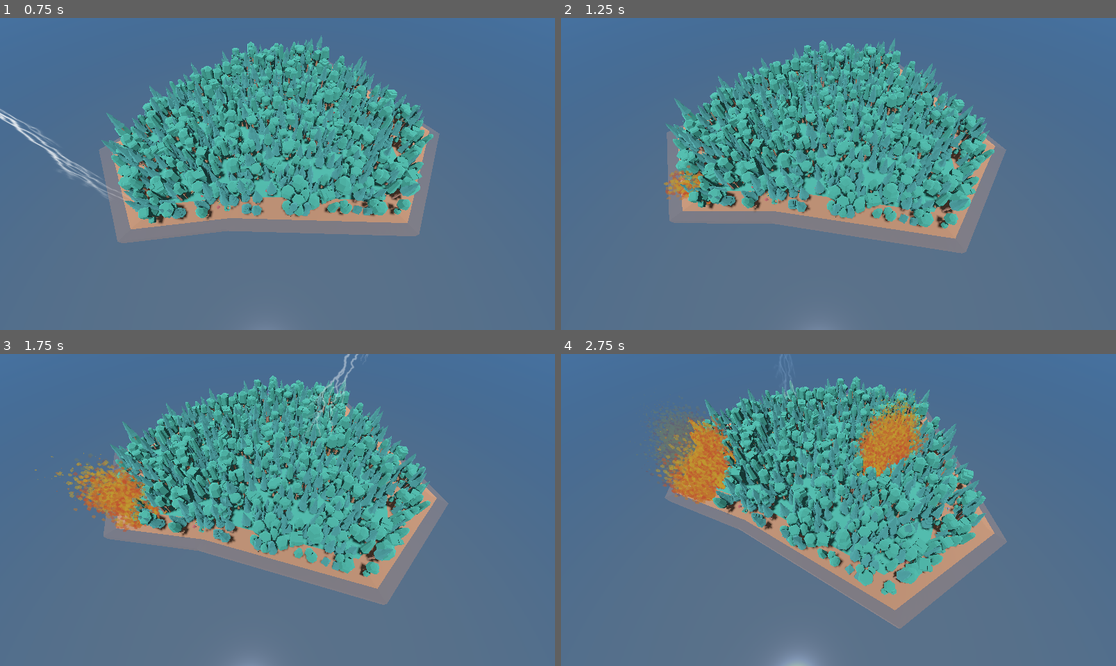
Above: before the commit, frames 1-4 (two rows, left to right).
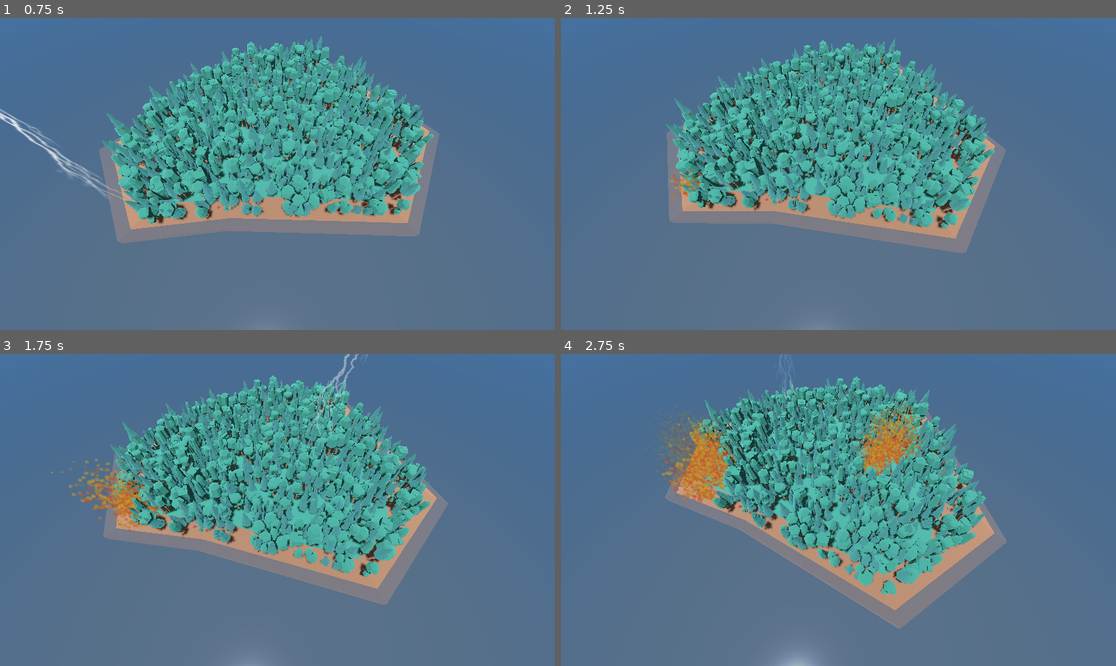
Above: after the commit, the same moments.

Repository: lumi-a/ecotomata
Game: Godot game, scene res://main.tscn
The game is run twice, just before and just after one commit, with the same random seed, the same clock (stepped at 60 frames per second) and the same inputs.
Inputs:
- Up to frame 1 (0.75 s): no input
- Up to frame 2 (1.25 s): no input
- Up to frame 3 (1.75 s): no input
- Up to frame 4 (2.75 s): no input

Frame 1 is identical in both runs. In frame 2, 0.3% of the frame differs, in the area x 18-28%, y 47-60%; in frame 3, 1.6%; in frame 4, 2.9%, in the area x 15-67%, y 10-49%.

Commit message:
Reduce number of fire particles

Diff:
--- a/assets/fire.tscn
+++ b/assets/fire.tscn
@@ -61,16 +61,16 @@
 [node name="fire" type="Node3D"]
 
 [node name="outer" type="GPUParticles3D" parent="."]
-amount = 200
+amount = 50
 process_material = SubResource("ParticleProcessMaterial_57kjm")
 draw_pass_1 = SubResource("BoxMesh_bane1")
 
 [node name="medium" type="GPUParticles3D" parent="."]
-amount = 200
+amount = 50
 process_material = SubResource("ParticleProcessMaterial_57kjm")
 draw_pass_1 = SubResource("BoxMesh_uvcrn")
 
 [node name="inner" type="GPUParticles3D" parent="."]
-amount = 200
+amount = 50
 process_material = SubResource("ParticleProcessMaterial_pr3pu")
 draw_pass_1 = SubResource("BoxMesh_w151q")
